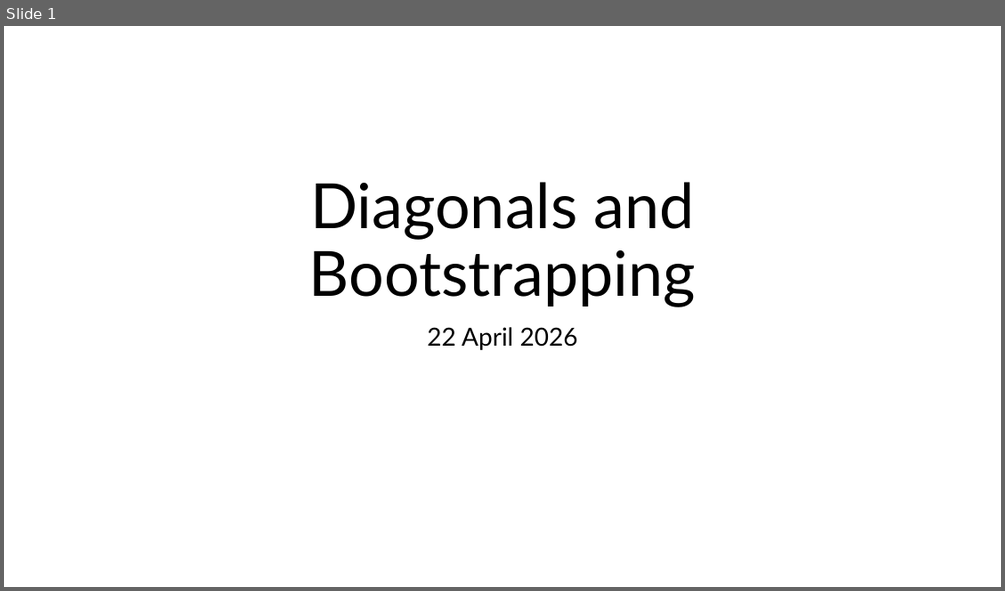
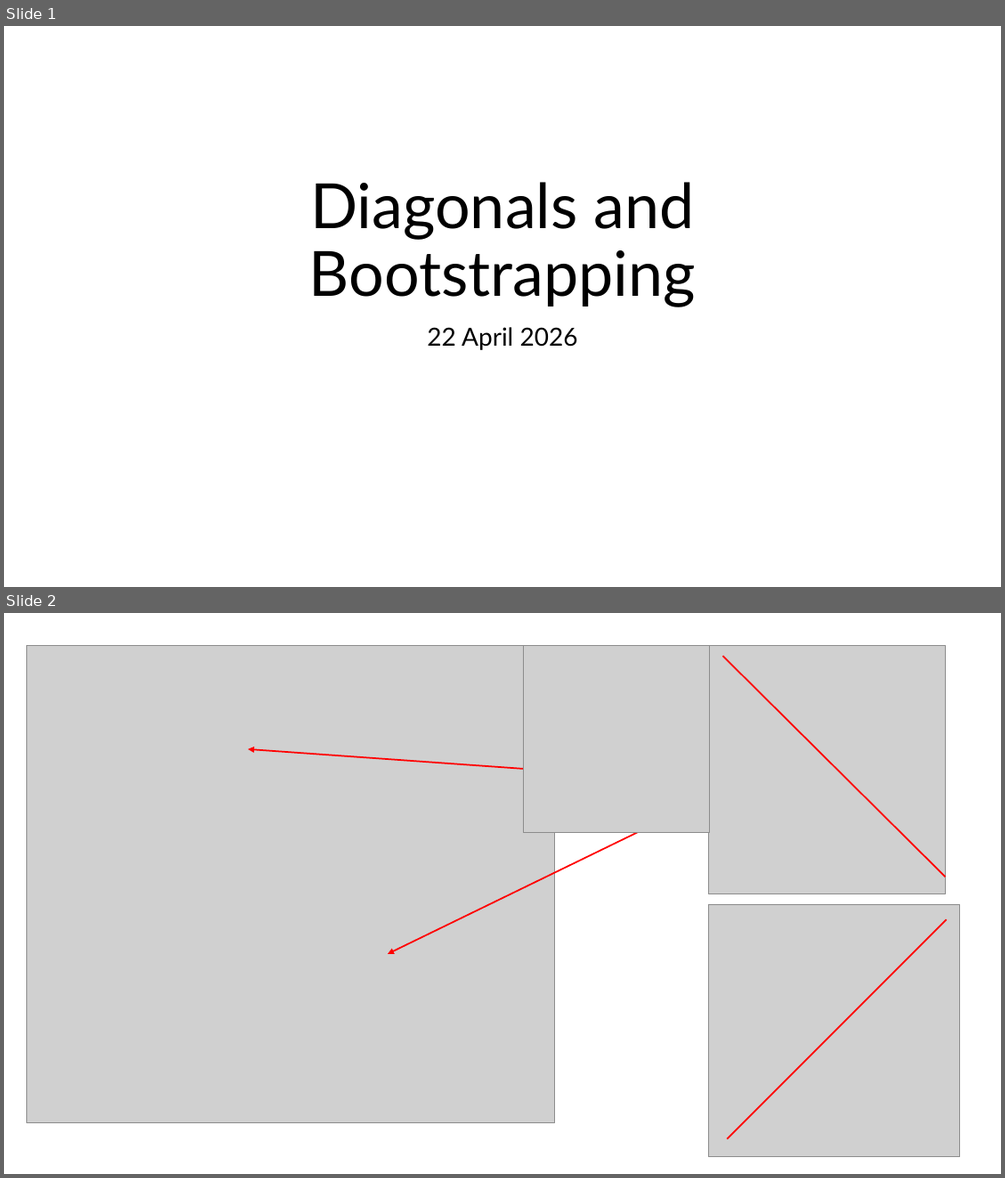
Before and after one commit to eshin21/drippy, a slide deck: Presentations/22April_DiagonalsBootstrapping.pptx. Shown one above the other, each under a label of ours: slide 1 before the commit, slides 1 and 2 after it. The pictures are 1005x591 and 1005x1178 pixels, drawn with LibreOffice and Linux fonts; fonts in the diff are those of the drawing; grey boxes stand for pictures. Boxes give left, top, right and bottom in pixels: in the first picture for what was removed or moved away, otherwise in the second. Text is boxed around its words. In the diff, an @@ line names an element or a change of style, - is before the commit and + after.

```diff
--- a/Presentations/22April_DiagonalsBootstrapping.pptx
+++ b/Presentations/22April_DiagonalsBootstrapping.pptx
@@ slide 2 added at (4,613,1001,1174), background #FFFFFF @@
@@ picture added at (26,645,554,1123) @@
@@ picture added at (523,645,709,832) @@
@@ picture added at (708,645,945,893) @@
@@ line added from (722, 656) to (946, 877), #FF0000 1.5 pt @@
@@ arrow added from (696, 781) to (248, 749), #FF0000 1.5 pt @@
@@ arrow added from (702, 802) to (388, 954), #FF0000 1.5 pt @@
@@ picture added at (708,904,961,1157) @@
@@ line added from (727, 1139) to (947, 919), #FF0000 1.5 pt @@
```
Also in this commit, not shown: 1 slide changed, 4 other slides added, 1 other file.
